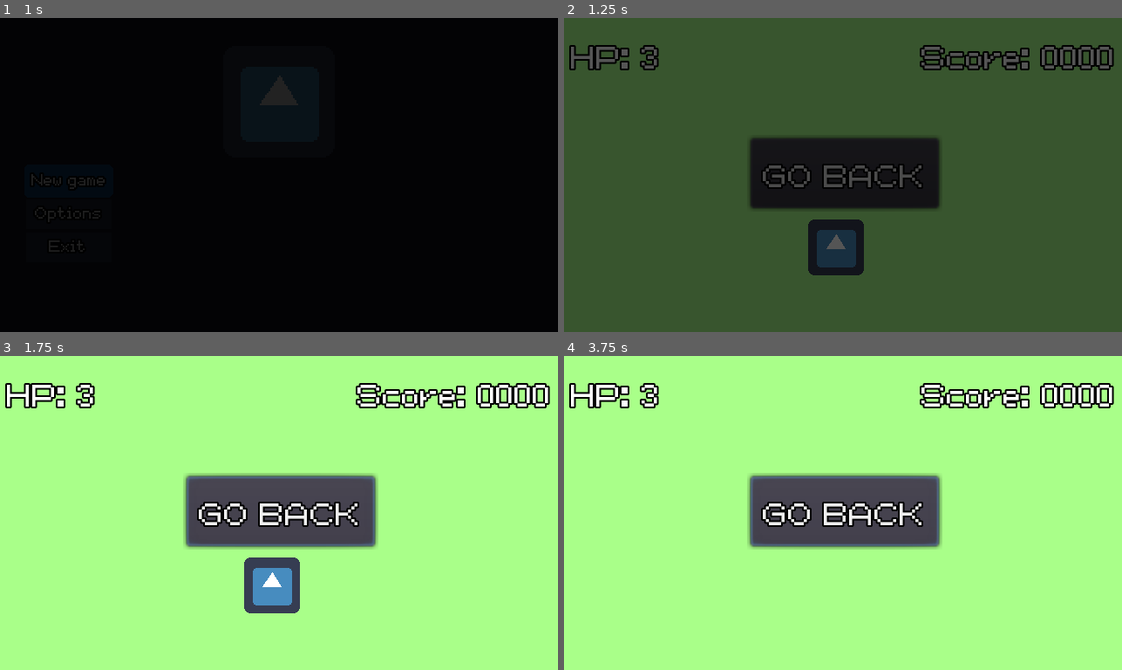
Above: before the commit, frames 1-4 (two rows, left to right).
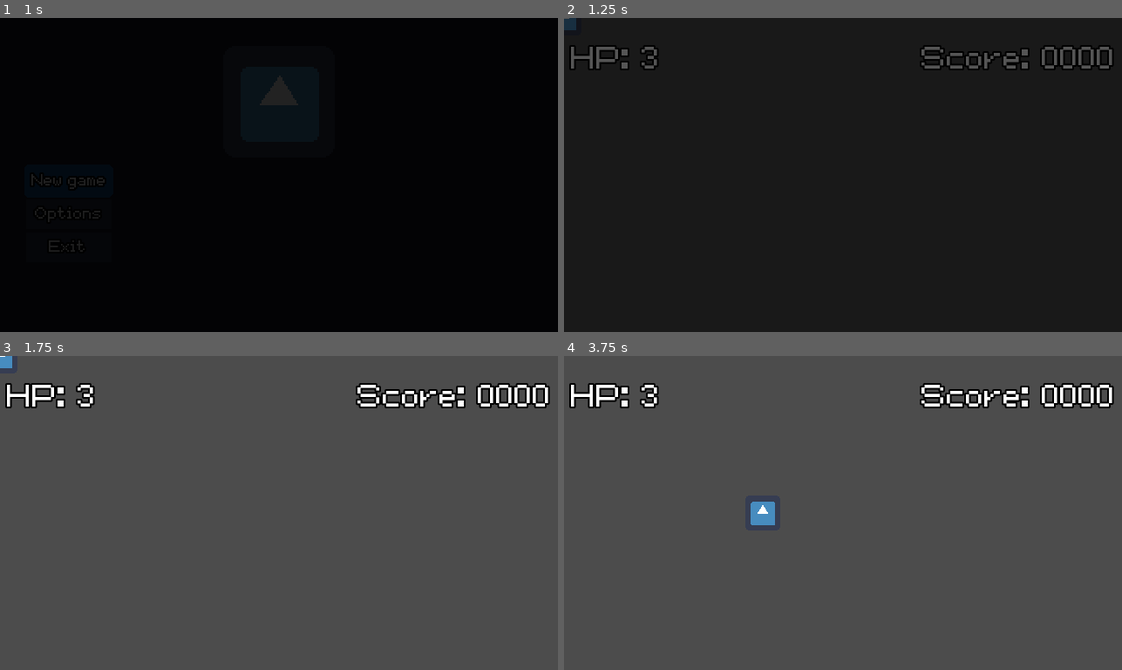
Above: after the commit, the same moments.

Repository: agustinoli/GodotWildJam48
Game: Godot game, scene res://MainMenu/MainMenu.tscn
Two runs of this game, one before a commit and one after it. Both use one fixed random seed, a clock stepped at 60 frames per second and the inputs below. The engine's default icon, where the game draws it, is replaced by a stand-in: a white triangle on a blue panel in a dark square. Sound files missing from this copy of the repository are replaced by a short silence.
Inputs (mouse positions are in pixels of both pictures, inside the frame that each line leads up to):
- Up to frame 1 (1 s): click "New game" at 0.5 s
- Up to frame 2 (1.25 s): no input
- Up to frame 3 (1.75 s): click (279, 509) at 1.25 s, where only the run before the commit has a clickable "GO BACK"
- Up to frame 4 (3.75 s): hold D (Right) 2.03-2.78 s; hold S (Down) 2.78-3.53 s; hold D (Right) from 3.53 s (still down)

Frame 1 is identical in both runs. In frame 2, 90% of the frame differs, in the area x 0-100%, y 0-100%; in frame 3, 91%; in frame 4, 92%.

Commit message:
chore: added base project

Diff:
--- /dev/null
+++ b/Buildings/PowerPlant.gd
@@ -0,0 +1,16 @@
+extends AnimatedSprite
+
+
+# Declare member variables here. Examples:
+# var a = 2
+# var b = "text"
+
+
+# Called when the node enters the scene tree for the first time.
+func _ready():
+	pass # Replace with function body.
+
+
+# Called every frame. 'delta' is the elapsed time since the previous frame.
+#func _process(delta):
+#	pass
--- /dev/null
+++ b/Buildings/PowerPlant.tscn
@@ -0,0 +1,16 @@
+[gd_scene load_steps=4 format=2]
+
+[ext_resource path="res://icon.png" type="Texture" id=1]
+[ext_resource path="res://Buildings/PowerPlant.gd" type="Script" id=2]
+
+[sub_resource type="SpriteFrames" id=1]
+animations = [ {
+"frames": [ ExtResource( 1 ) ],
+"loop": true,
+"name": "default",
+"speed": 5.0
+} ]
+
+[node name="PowerPlant" type="AnimatedSprite"]
+frames = SubResource( 1 )
+script = ExtResource( 2 )
--- a/Levels/TestScene.tscn
+++ b/Levels/TestScene.tscn
@@ -1,40 +1,21 @@
-[gd_scene load_steps=5 format=2]
+[gd_scene load_steps=4 format=2]
 
 [ext_resource path="res://Levels/Level.gd" type="Script" id=1]
-[ext_resource path="res://addons/GameTemplate/Assets/Fonts/pixellocale_16.tres" type="DynamicFont" id=2]
-[ext_resource path="res://icon.png" type="Texture" id=3]
-[ext_resource path="res://Levels/player.gd" type="Script" id=4]
+[ext_resource path="res://Player/Player.tscn" type="PackedScene" id=2]
+[ext_resource path="res://Buildings/PowerPlant.tscn" type="PackedScene" id=3]
 
 [node name="Level" type="Node2D"]
 script = ExtResource( 1 )
 Next_Scene = "res://MainMenu/MainMenu.tscn"
 
-[node name="CanvasLayer" type="CanvasLayer" parent="."]
+[node name="TileMap" type="TileMap" parent="."]
+mode = 1
+cell_size = Vector2( 32, 16 )
+format = 1
 
-[node name="ColorRect" type="ColorRect" parent="CanvasLayer"]
-anchor_right = 1.0
-anchor_bottom = 1.0
-color = Color( 0.662745, 1, 0.537255, 1 )
+[node name="Player" parent="." instance=ExtResource( 2 )]
 
-[node name="Button" type="Button" parent="CanvasLayer"]
-anchor_left = 0.5
-anchor_top = 0.5
-anchor_right = 0.5
-anchor_bottom = 0.5
-margin_left = -53.0
-margin_top = -21.0
-margin_right = 55.0
-margin_bottom = 19.0
-custom_fonts/font = ExtResource( 2 )
-text = "GO BACK"
-__meta__ = {
-"_edit_use_anchors_": false
-}
-
-[node name="Sprite" type="Sprite" parent="CanvasLayer"]
-position = Vector2( 156.129, 131.574 )
-scale = Vector2( 0.5, 0.5 )
-texture = ExtResource( 3 )
-script = ExtResource( 4 )
-
-[connection signal="pressed" from="CanvasLayer/Button" to="." method="_on_Button_pressed"]
+[node name="PowerPlant" parent="." instance=ExtResource( 3 )]
+modulate = Color( 0.211765, 0.0941176, 0.0941176, 1 )
+position = Vector2( 155.5, -57.5 )
+scale = Vector2( 0.546875, 0.546875 )
--- a/Levels/player.gd
+++ b/Player/Player.gd
@@ -1,4 +1,4 @@
-extends Sprite
+extends KinematicBody2D
 
 var speed = 2 * 60
 
--- /dev/null
+++ b/Player/Player.tscn
@@ -0,0 +1,26 @@
+[gd_scene load_steps=5 format=2]
+
+[ext_resource path="res://icon.png" type="Texture" id=1]
+[ext_resource path="res://Player/Player.gd" type="Script" id=2]
+
+[sub_resource type="CapsuleShape2D" id=1]
+height = 2.0
+
+[sub_resource type="SpriteFrames" id=2]
+animations = [ {
+"frames": [ ExtResource( 1 ) ],
+"loop": true,
+"name": "default",
+"speed": 5.0
+} ]
+
+[node name="Player" type="KinematicBody2D"]
+script = ExtResource( 2 )
+
+[node name="CollisionShape2D" type="CollisionShape2D" parent="."]
+shape = SubResource( 1 )
+
+[node name="AnimatedSprite" type="AnimatedSprite" parent="."]
+position = Vector2( 1.90735e-06, 1.90735e-06 )
+scale = Vector2( 0.3125, 0.3125 )
+frames = SubResource( 2 )
